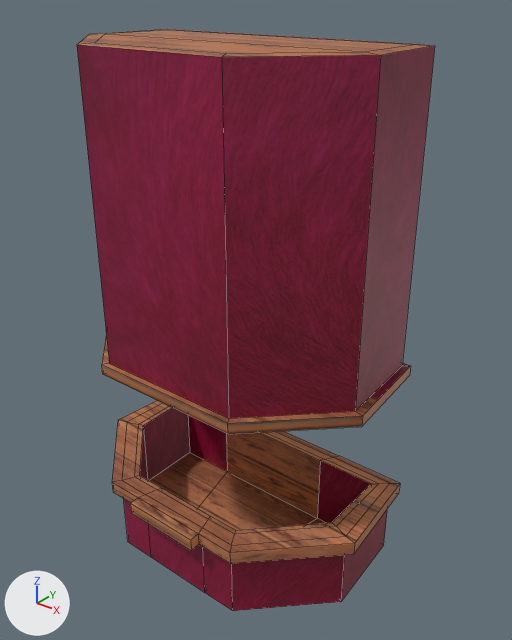
Renders of the FBX model Assets/Models/Lobby/Rezeption.fbx from each side of a commit.
Before and after are seen from a 50 mm camera at (5.05, -3.64, 6.94) aimed at (0.29, 2.32, 3.25). Every picture has the same lights, and +X, +Y and +Z are marked at lower left. Mesh edges are drawn as thin lines.

Objects in the first picture: 'Start'.
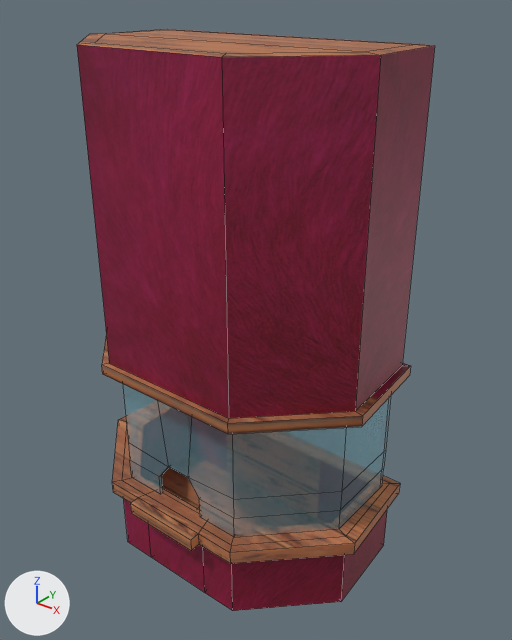
Changed parts and their boxes (x1, y1, x2, y2) in the pictures (512 x 640 px):
'glass', added: after (123, 384, 391, 537)

The change in detail:
Material 'Material.008' (mat_material_008) is new.
Its base color is (0.226, 0.668, 0.8) (cyan #83d5e7).
Its alpha is 0.138.
Mesh me_plane_003 is new.
It has 80 vertices, 80 faces and spans x -1.76..1.76, y -0.9..1.0, z -0.7..0.89.
It uses material mat_material_008 (cyan #83d5e7).
Object 'glass' (ob_glass) is new; it shows me_plane_003.
Its location is (0.0, 2.07, 1.74).
